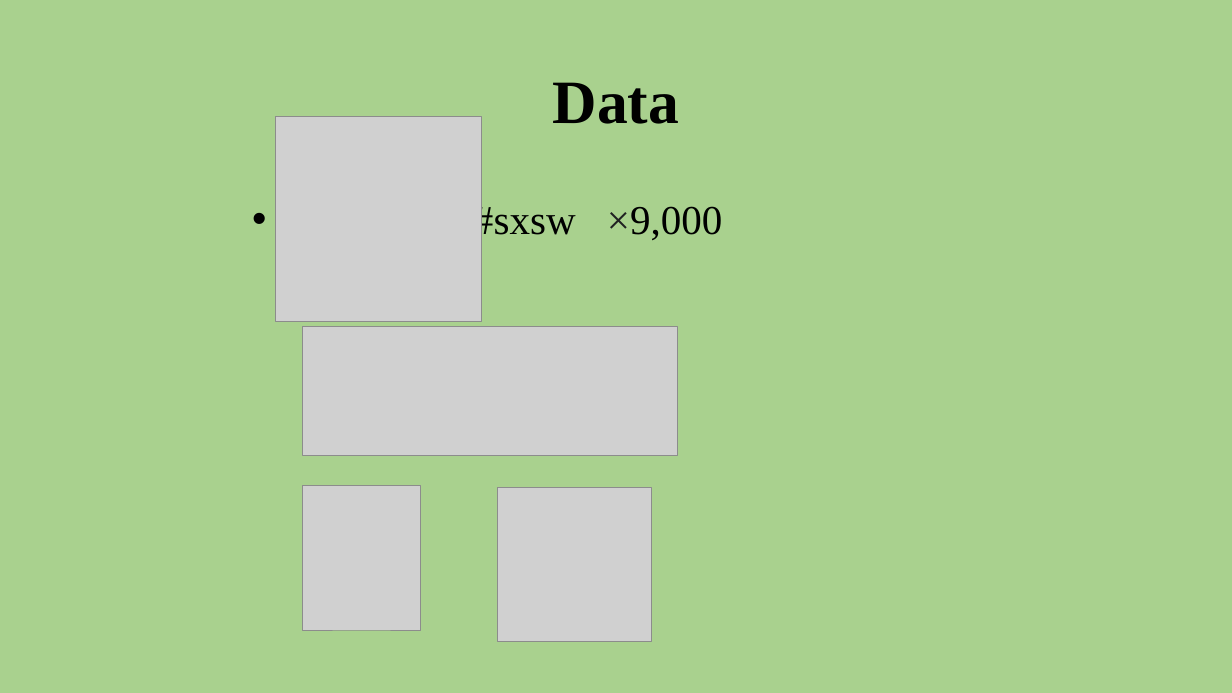
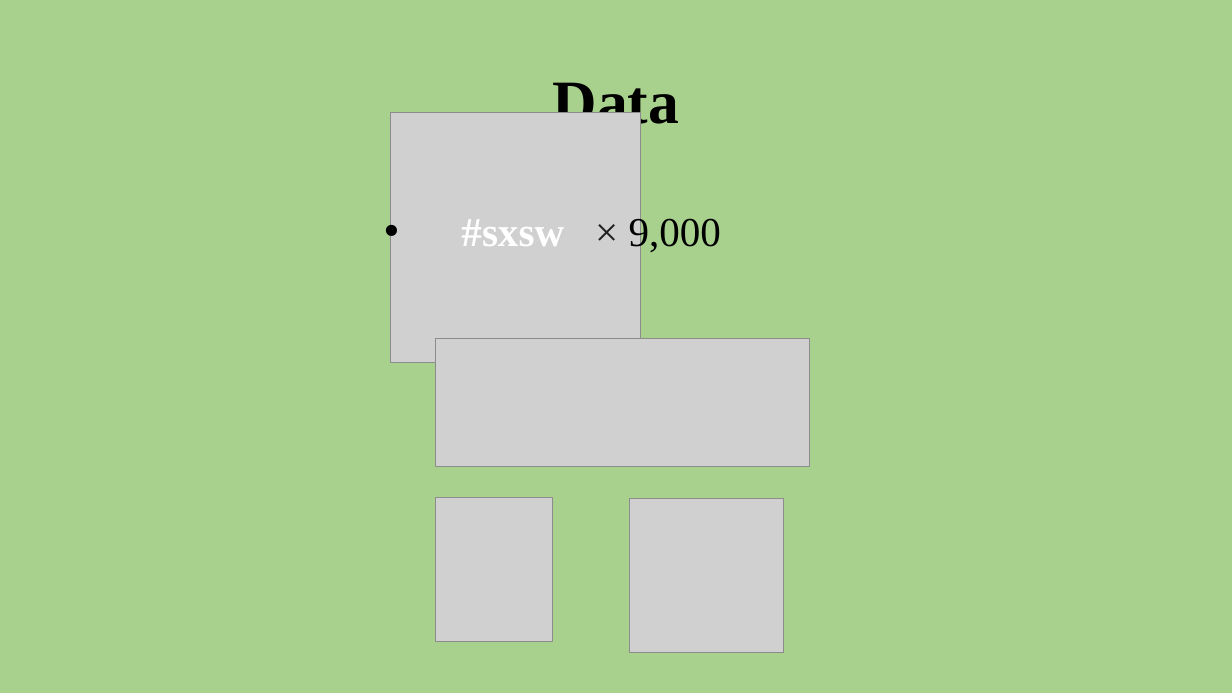
Before and after one commit to aarongalbraith/flatiron-phase4-project, a slide deck: slide 4 of presentation.pptx. Drawn at 1232x693 pixels with LibreOffice and Linux fonts; fonts in the diff are those of the drawing; grey boxes stand for pictures. Boxes give left, top, right and bottom in pixels: in the first picture for what was removed or moved away, otherwise in the second. Text is boxed around its words. In the diff, an @@ line names an element or a change of style, - is before the commit and + after.

```diff
--- a/presentation.pptx
+++ b/presentation.pptx
@@ picture: place and size @@
-picture at (276,116,482,322)
+picture at (390,112,640,362)
@@ text at (461,214,721,254): text changed; text colour #000000 to #FFFFFF @@
-• #sxsw ×9,000
+• #sxsw × 9,000
@@ 3 pictures: place and size @@
-3 pictures at (303,327,678,641)
+3 pictures at (435,338,811,653)
```
Also in this commit, not shown: 1 other slide changed, 7 slides added, 3 slides removed, 14 other files.
